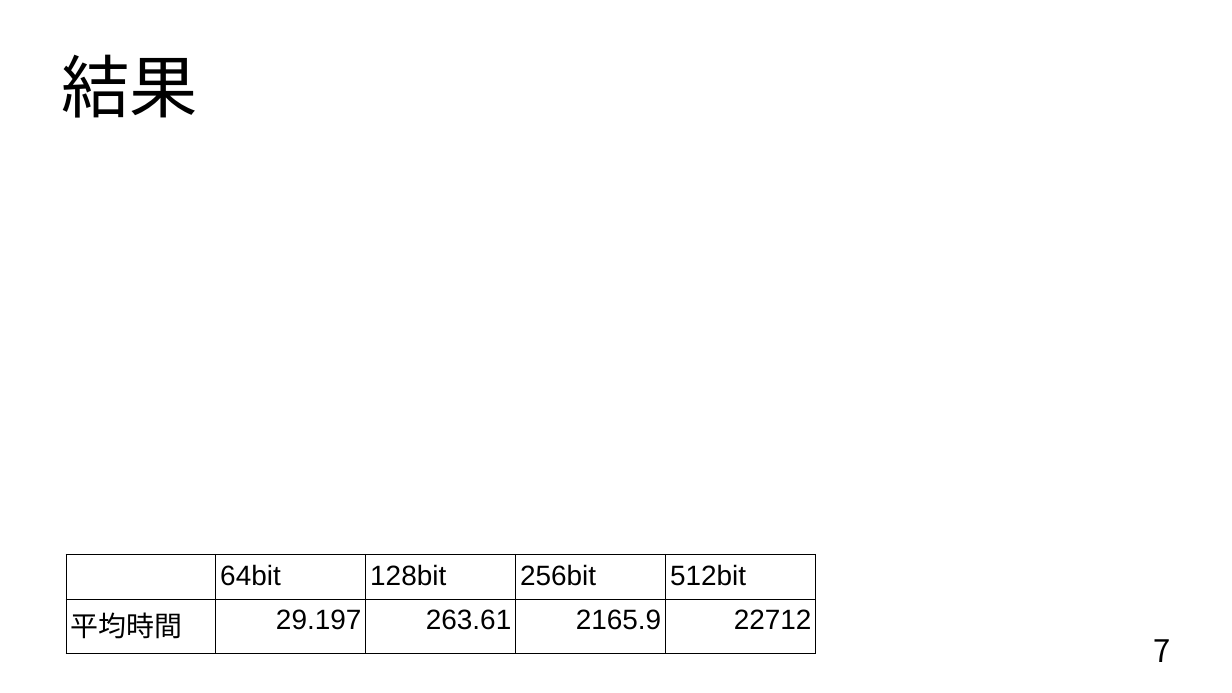
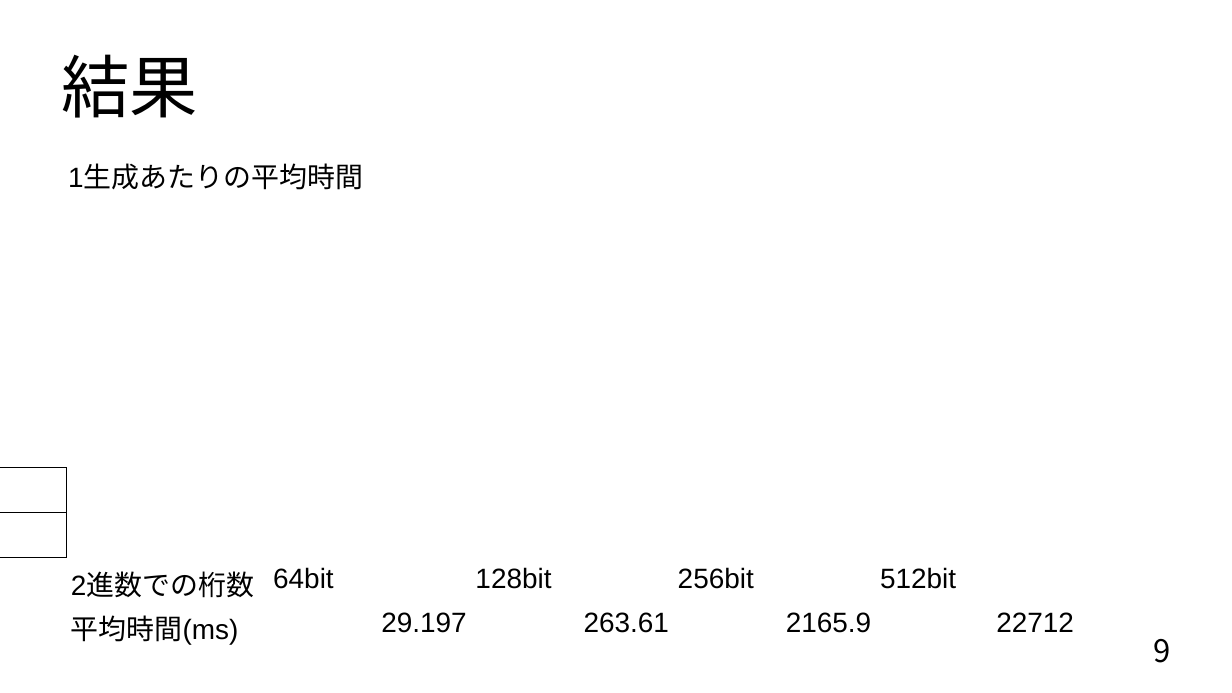
Before and after one commit to donabe8898/prime-test, a slide deck: slide 9 of 2中間発表.odp (slide 7 before the commit). Drawn at 1232x693 pixels with LibreOffice and Linux fonts; fonts in the diff are those of the drawing. Boxes give left, top, right and bottom in pixels: in the first picture for what was removed or moved away, otherwise in the second. Text is boxed around its words. In the diff, an @@ line names an element or a change of style, - is before the commit and + after.

```diff
--- a/2中間発表.odp
+++ b/2中間発表.odp
@@ text added at (68,165,363,190), 18 pt, text #000000 @@
+1生成あたりの平均時間
@@ table at (66,558,1078,656) @@
-row 1, column 1: 
+row 1, column 1: 2進数での桁数
-row 2, column 1: 平均時間
+row 2, column 1: 平均時間(ms)
@@ table: place and size @@
-table at (66,555,815,653)
+table at (66,558,1078,656)
@@ page number at (1153,639,1170,663): text changed @@
-7
+9
```
Also in this commit, not shown: 8 other slides changed, 3 slides added, 5 other files.
